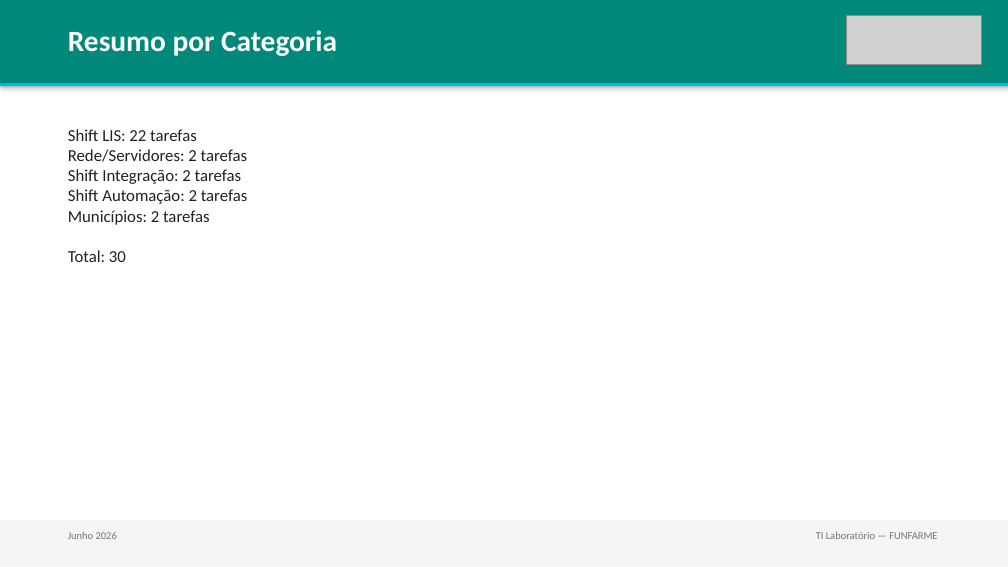
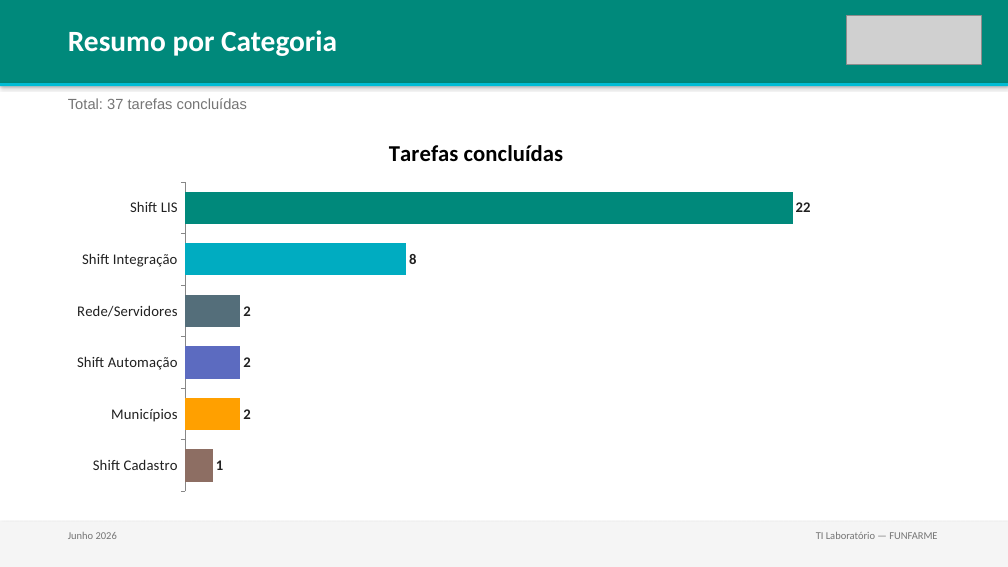
Before and after one commit to lab-central-hb/funfarme-kb, a slide deck: slide 2 of reports/2026-06_resumo-mensal.pptx. Drawn at 1008x567 pixels with LibreOffice and Linux fonts; fonts in the diff are those of the drawing; grey boxes stand for pictures. Boxes give left, top, right and bottom in pixels: in the first picture for what was removed or moved away, otherwise in the second. Text is boxed around its words. In the diff, an @@ line names an element or a change of style, - is before the commit and + after.

Commit message:
feat: melhora template do relatório mensal e documenta fluxo de máscaras
- gera-relatorio.py: gráficos nativos (barras/colunas) em vez de texto,
  cores por categoria, listas com marcadores reais, layout em 2 colunas
  para categorias com muitas tarefas, correção do bug que quebrava as
  logos ao clonar slides (relação de imagem não era recriada)
- remove slide de distribuição semanal do PPTX (não usado)
- portal: checklist do fluxo completo de criação de máscara e tabela
  de assinaturas de laboratórios de apoio (Hermes Pardini, DB, Fleury,
  Instituto Adolfo Lutz)
- regenera relatório de junho/2026 com o novo template

```diff
--- a/reports/2026-06_resumo-mensal.pptx
+++ b/reports/2026-06_resumo-mensal.pptx
@@ text added at bbox=[68, 98, 247, 109], 14 pt, text #757575 @@
+Total: 37 tarefas concluídas
@@ bar chart added at bbox=[60, 121, 892, 499] @@
+title "Tarefas concluídas"
+categories: Shift LIS, Shift Integração, Rede/Servidores, Shift Automação, Municípios, Shift Cadastro
+Tarefas concluídas: 22, 8, 2, 2, 2, 1
@@ text removed at bbox=[68, 129, 248, 262] @@
-Shift LIS: 22 tarefas
-Rede/Servidores: 2 tarefas
-Shift Integração: 2 tarefas
-Shift Automação: 2 tarefas
-Municípios: 2 tarefas
-Total: 30
```
Also in this commit, not shown: 8 other slides changed, 1 slide added, 1 slide removed, 5 other files.
